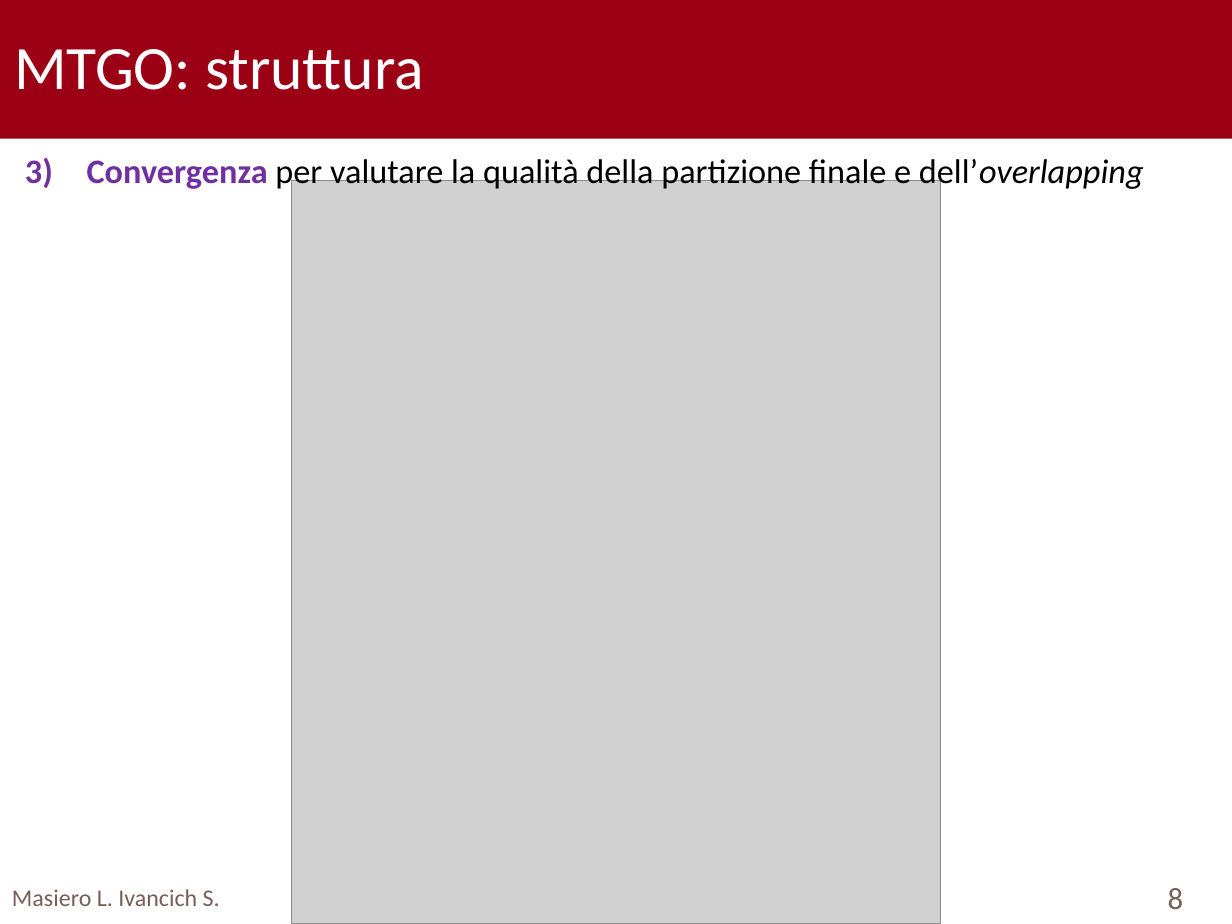
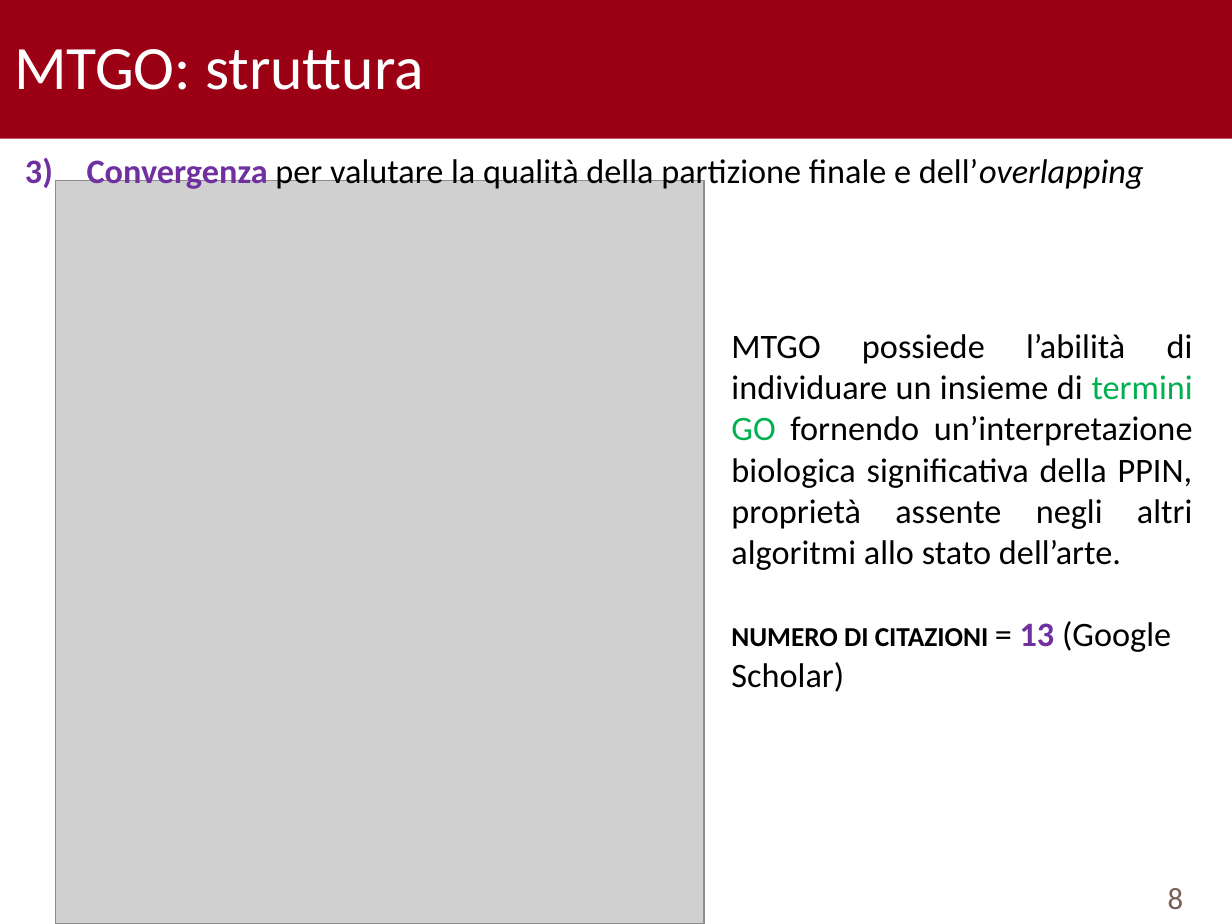
Before and after one commit to TyllanDrake/NetworkAlignment, a slide deck: slide 8 of Presentation/Presentation.pptx. Drawn at 1232x924 pixels with LibreOffice and Linux fonts; fonts in the diff are those of the drawing; grey boxes stand for pictures; background and template pictures are left out. Boxes give left, top, right and bottom in pixels: in the first picture for what was removed or moved away, otherwise in the second. Text is boxed around its words. In the diff, an @@ line names an element or a change of style, - is before the commit and + after.

```diff
--- a/Presentation/Presentation.pptx
+++ b/Presentation/Presentation.pptx
@@ picture: place and size @@
-picture at bbox=[292, 181, 941, 924]
+picture at bbox=[55, 181, 705, 924]
@@ text added at bbox=[731, 334, 1193, 692], 20 pt, text #000000 @@
+MTGO possiede l’abilità di individuare un insieme di termini GO fornendo un’interpretazione biologica significativa della PPIN, proprietà assente negli altri algoritmi allo stato dell’arte.
+NUMERO DI CITAZIONI = 13 (Google Scholar)
@@ text removed at bbox=[12, 889, 220, 906] @@
-Masiero L. Ivancich S.
```
Also in this commit, not shown: 9 other slides changed, 1 slide removed.
